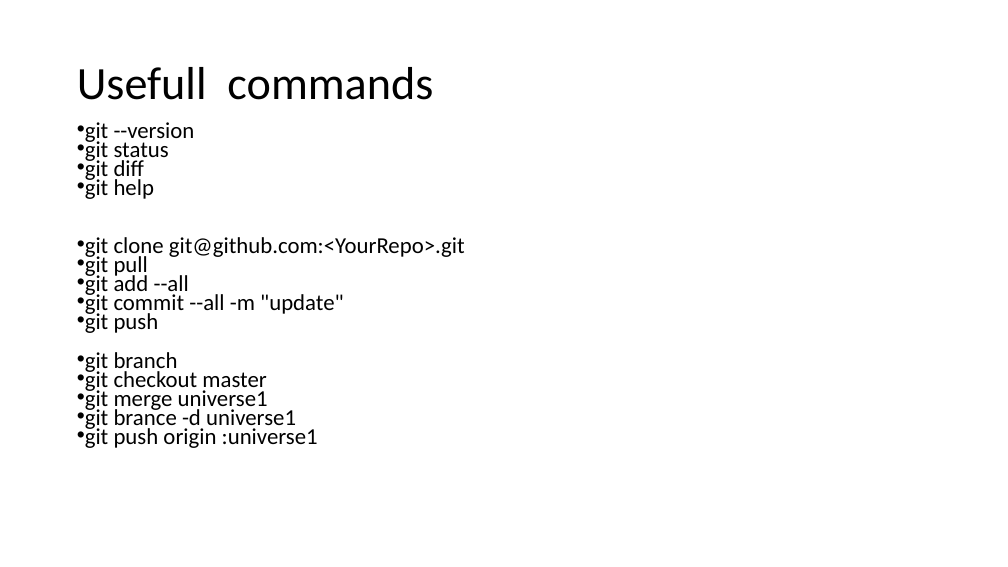
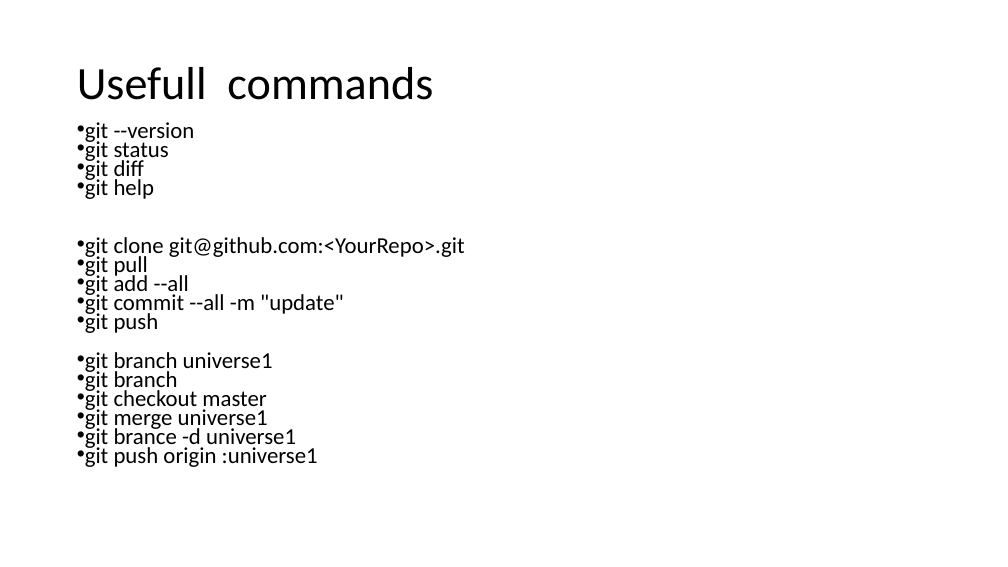
Before and after one commit to ToreAndreAsheim/tech-thursday, a slide deck: slide 9 of 2020-09-03 Git og Github/Git.pptx. Drawn at 1008x567 pixels with LibreOffice and Linux fonts; fonts in the diff are those of the drawing. Boxes give left, top, right and bottom in pixels: in the first picture for what was removed or moved away, otherwise in the second. Text is boxed around its words. In the diff, an @@ line names an element or a change of style, - is before the commit and + after.

```diff
--- a/2020-09-03 Git og Github/Git.pptx
+++ b/2020-09-03 Git og Github/Git.pptx
@@ text at [85,352,273,375]: paragraph added @@
+• git branch universe1
```
Also in this commit, not shown: 5 other files.
